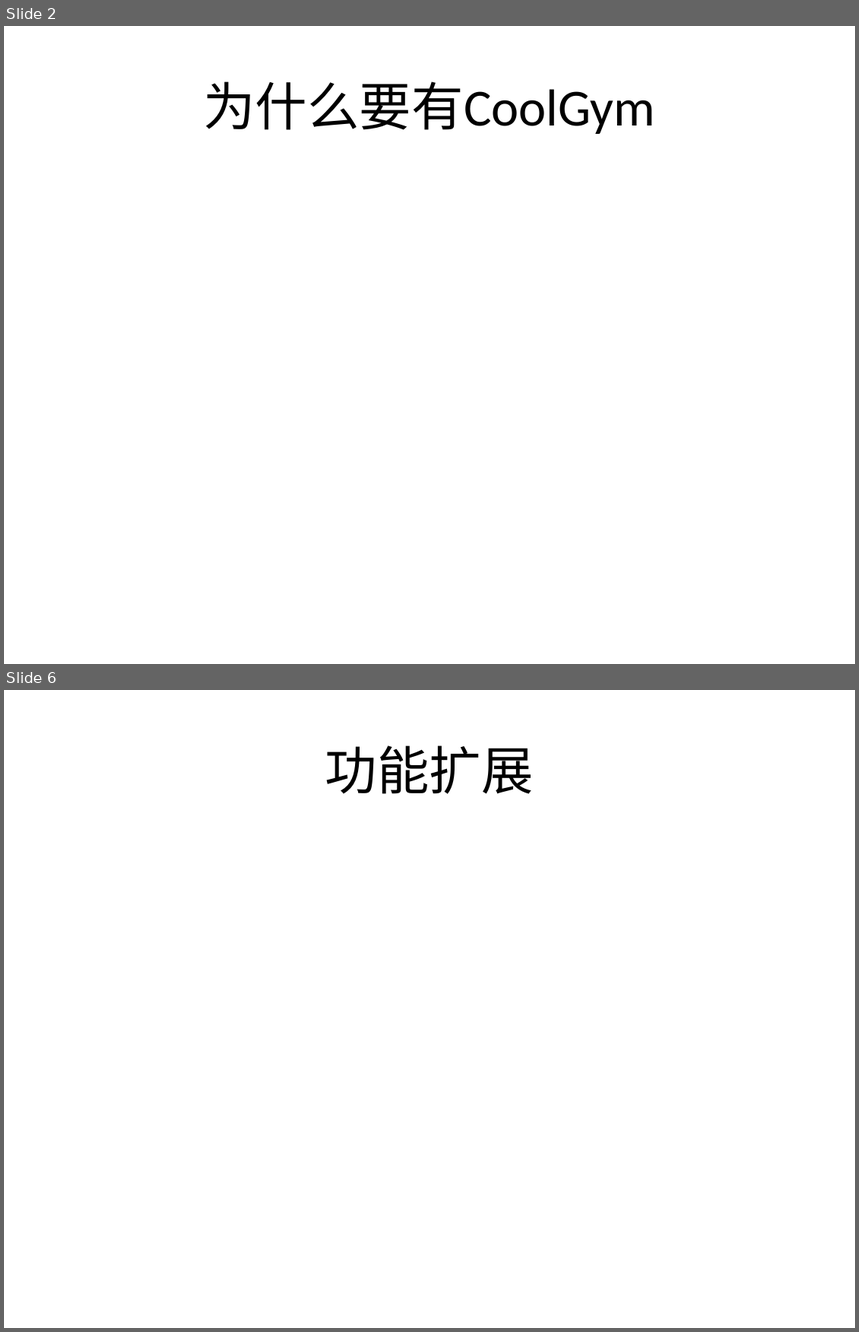
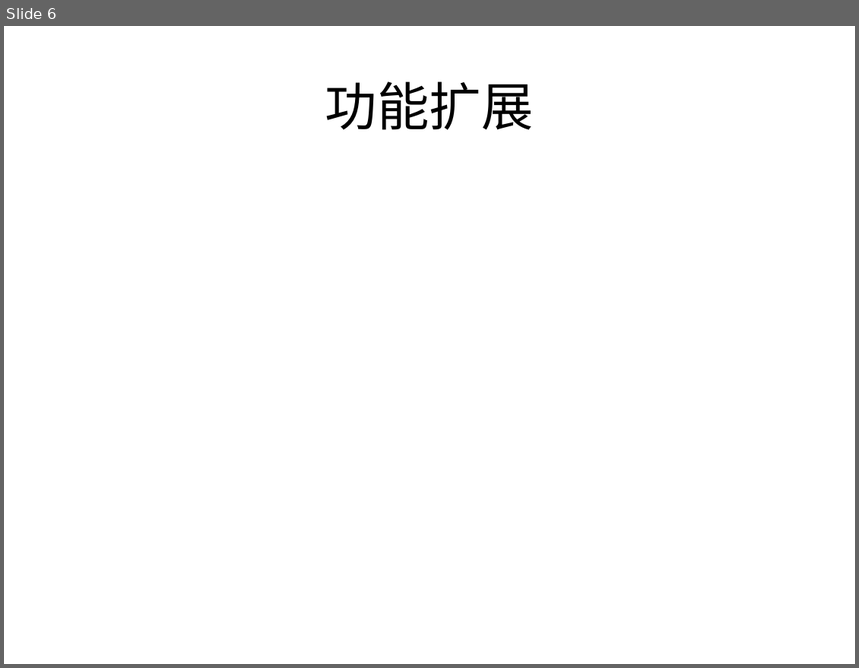
Before and after one commit to pip1998/SDK-PPT, a slide deck: CoolGymPPT.pptx. Shown one above the other, each under a label of ours: slides 2 and 6 before the commit, slide 6 after it; the slides between them are not shown. The pictures are 859x1332 and 859x668 pixels, drawn with LibreOffice and Linux fonts; fonts in the diff are those of the drawing. Boxes give left, top, right and bottom in pixels: in the first picture for what was removed or moved away, otherwise in the second. Text is boxed around its words. In the diff, an @@ line names an element or a change of style, - is before the commit and + after.

```diff
--- a/CoolGymPPT.pptx
+++ b/CoolGymPPT.pptx
@@ slide 2 removed at (4, 26, 855, 664), background #FFFFFF @@
@@ title removed at (203, 81, 655, 134) @@
-为什么要有CoolGym
```
Also in this commit, not shown: 1 slide changed, 4 slides added, 3 other slides removed.
